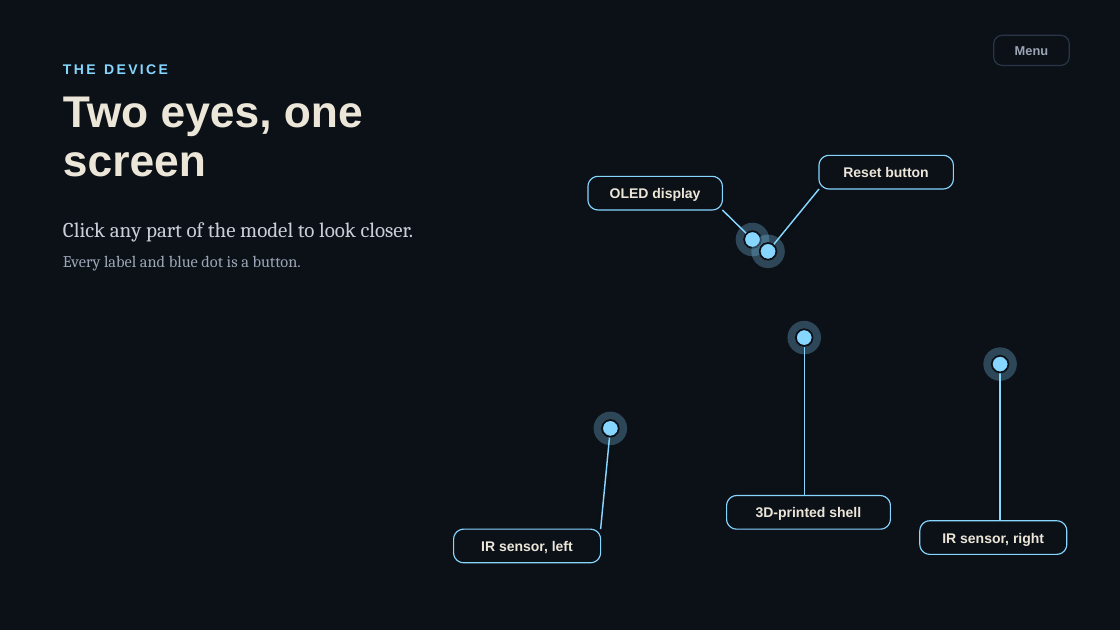
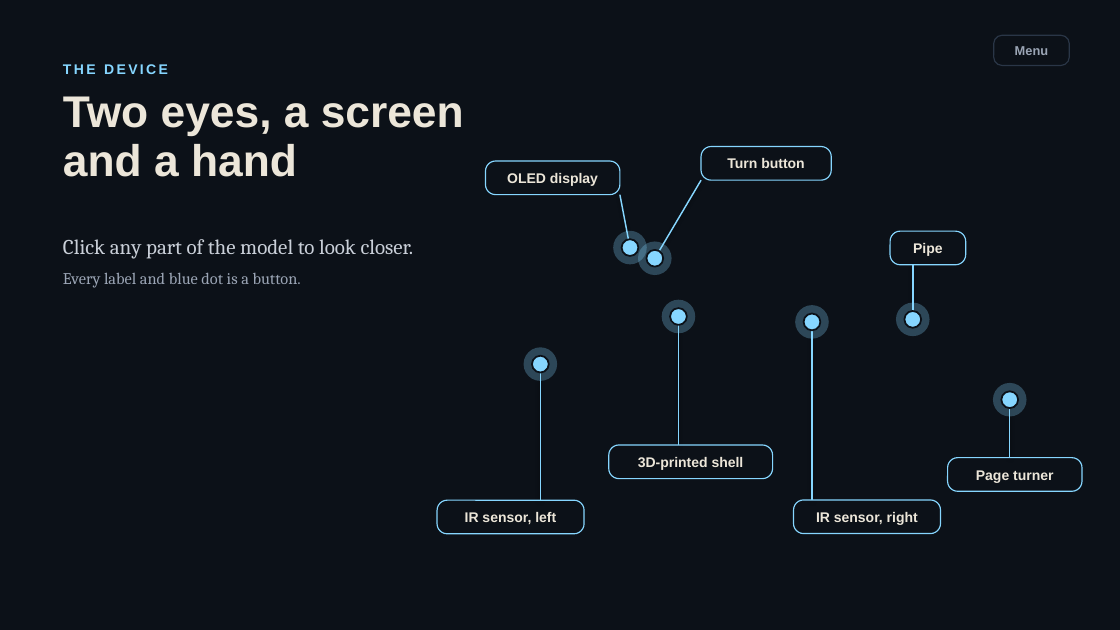
Before and after one commit to sharmaricha676-rgb/bookcounterppt, a slide deck: slide 5 of BookCounter-interactive.pptx. Drawn at 1120x630 pixels with LibreOffice and Linux fonts; fonts in the diff are those of the drawing; background and template pictures are left out. Boxes give left, top, right and bottom in pixels: in the first picture for what was removed or moved away, otherwise in the second. Text is boxed around its words. In the diff, an @@ line names an element or a change of style, - is before the commit and + after.

```diff
--- a/BookCounter-interactive.pptx
+++ b/BookCounter-interactive.pptx
@@ text at (63,96,464,177): text changed @@
-Two eyes, one screen
+Two eyes, a screen and a hand
@@ rounded rectangle "Turn button": place and size @@
-rounded rectangle "Turn button" at (819,155,954,189)
+rounded rectangle "Turn button" at (702,146,832,180)
@@ rounded rectangle "OLED display": place and size @@
-rounded rectangle "OLED display" at (588,176,723,210)
+rounded rectangle "OLED display" at (486,161,620,195)
@@ text in rounded rectangle at (727,158,804,168): text changed @@
-Reset button
+Turn button
@@ line moved from (753, 239) - (723, 210) to (630, 248) - (620, 195) @@
@@ line moved from (768, 251) - (819, 189) to (655, 258) - (702, 180) @@
@@ text "Click any part of the ...": place and size @@
-text "Click any part of the ..." at (63,222,414,271)
+text "Click any part of the ..." at (63,239,414,288)
@@ ellipse: place and size @@
-ellipse at (736,223,770,256)
+ellipse at (613,231,647,265)
@@ ellipse: place and size @@
-ellipse at (744,231,761,248)
+ellipse at (622,239,639,256)
@@ rounded rectangle added at (891,231,966,265), fill #0C1118 at 92% opacity, outline #86D6FF 1 pt, 12 pt, text #ECE6D9, bold @@
+Pipe
@@ ellipse: place and size @@
-ellipse at (751,234,785,268)
+ellipse at (639,241,672,275)
@@ ellipse: place and size @@
-ellipse at (760,243,776,260)
+ellipse at (647,250,664,266)
@@ line added from (913, 319) to (913, 265), #86D6FF 1.25 pt @@
@@ 2 ellipses, 1 rounded rectangle: place and size @@
-2 ellipses, 1 rounded rectangle at (787,321,1067,555)
+2 ellipses, 1 rounded rectangle at (662,300,941,534)
@@ line moved from (804, 338) - (804, 496) to (679, 317) - (679, 445) @@
@@ ellipse: place and size @@
-ellipse at (984,347,1017,381)
+ellipse at (796,305,829,339)
@@ ellipse: place and size @@
-ellipse at (992,356,1009,373)
+ellipse at (804,313,821,330)
@@ line moved from (1001, 364) - (1001, 521) to (812, 322) - (812, 500) @@
@@ ellipse added at (897,302,930,336), fill #86D6FF at 28% opacity @@
@@ ellipse added at (905,311,922,328), fill #86D6FF, outline #0C1118 1.5 pt @@
@@ ellipse: place and size @@
-ellipse at (594,412,628,445)
+ellipse at (523,347,557,381)
@@ ellipse: place and size @@
-ellipse at (602,420,619,437)
+ellipse at (532,356,549,373)
@@ line moved from (611, 429) - (601, 529) to (540, 364) - (540, 501) @@
@@ ellipse added at (993,383,1027,417), fill #86D6FF at 28% opacity @@
@@ ellipse added at (1002,392,1018,408), fill #86D6FF, outline #0C1118 1.5 pt @@
@@ line added from (1010, 400) to (1010, 458), #86D6FF 1.25 pt @@
@@ rounded rectangle "3D-printed shell": place and size @@
-rounded rectangle "3D-printed shell" at (727,496,891,529)
+rounded rectangle "3D-printed shell" at (609,445,773,479)
@@ rounded rectangle added at (948,458,1082,492), fill #0C1118 at 92% opacity, outline #86D6FF 1 pt, 12 pt, text #ECE6D9, bold @@
+Page turner
@@ rounded rectangle "IR sensor, left": place and size @@
-rounded rectangle "IR sensor, left" at (454,529,601,563)
+rounded rectangle "IR sensor, left" at (437,501,584,534)
```
Also in this commit, not shown: 29 other slides changed, 3 slides added.
